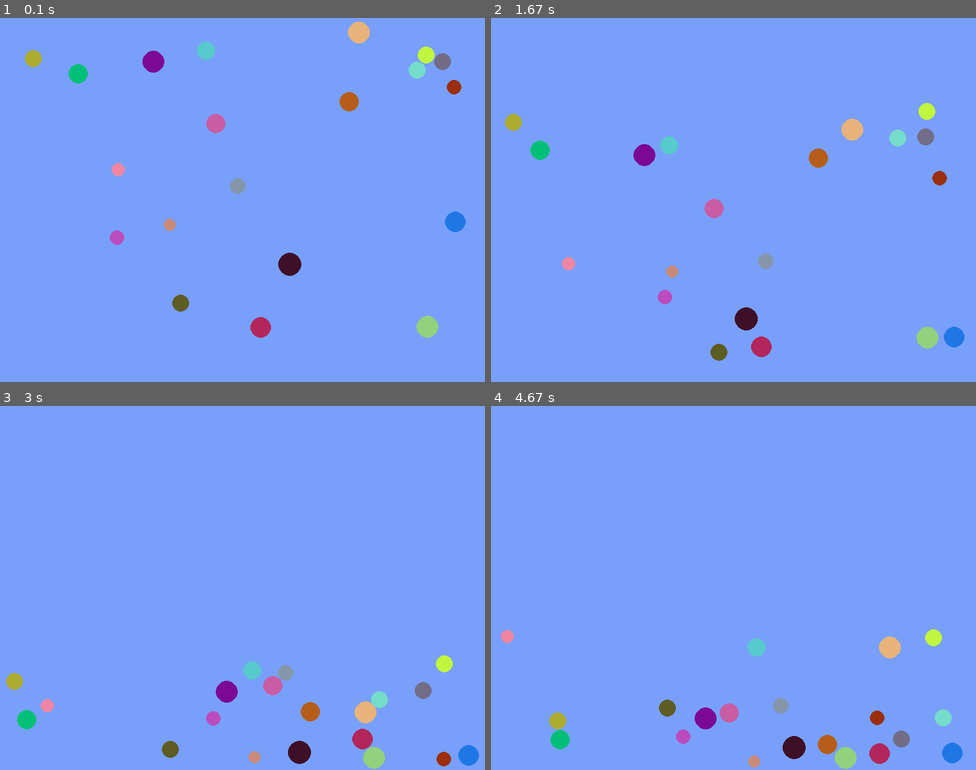
Above: before the commit, frames 1-4 (two rows, left to right).
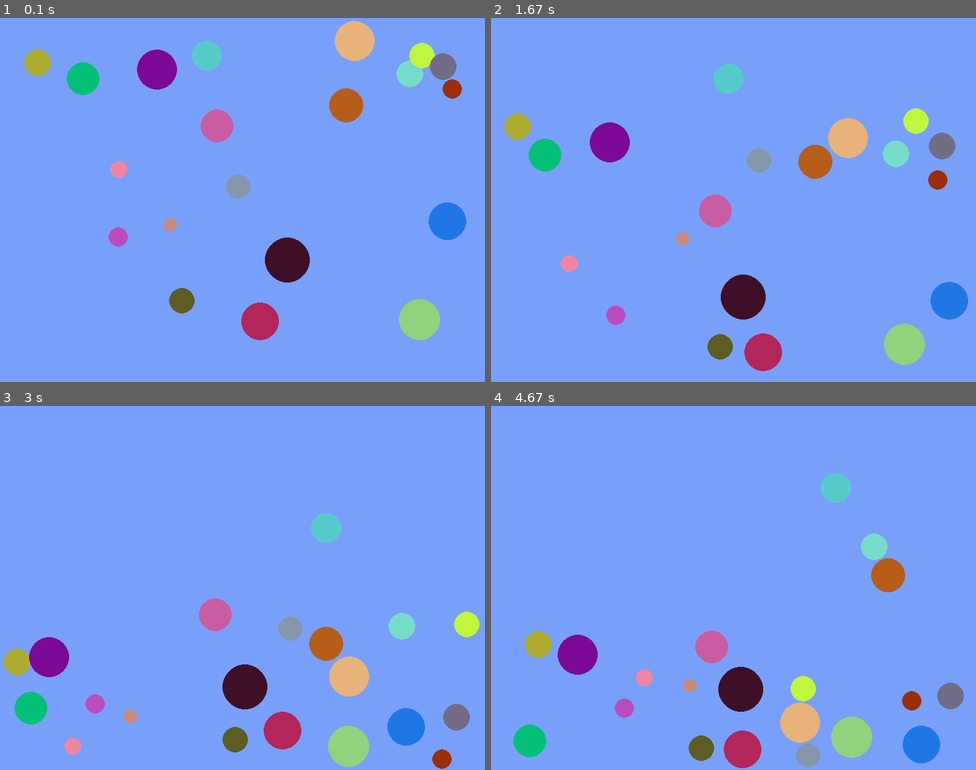
Above: after the commit, the same moments.

Repository: maciejbac/pyGame
Game: pygame game, started from main.py
The game is run twice, just before and just after one commit, with the same random seed, the same clock (stepped at 60 frames per second) and the same inputs.
Inputs (mouse positions are in pixels of both pictures, inside the frame that each line leads up to):
- Up to frame 1 (0.1 s): no input
- Up to frame 2 (1.67 s): click (733, 200) at 0.38 s
- Up to frame 3 (3 s): no input
- Up to frame 4 (4.67 s): no input

The runs differ from the first frame. In frame 1, 5.6% of the frame differs, in the area x 5-97%, y 0-89%; in frame 2, 8.3%; in frame 3, 10%; in frame 4, 11%, in the area x 2-98%, y 18-100%.

Commit message:
Added mass and improved collision detection

Diff:
--- a/main.py
+++ b/main.py
@@ -26,20 +26,20 @@
 
 class Particle:
     # Constructor function that assigns parameters to internal values of the Particle object
-    def __init__(self, x, y, size):
+    def __init__(self, x, y, size, mass=1):
         self.x = x
         self.y = y
         self.size = size
 
+        self.mass = mass
+
         # TEMPORARY: set random colour and thickness, TODO: add support for manual colour selection
         self.colour = (random.randint(0, 255), random.randint(0, 255), random.randint(0, 255))
-        self.thickness = 30
+        self.thickness = 40
 
         # set default speed and angle, can be changed when creating Particle object
         self.speed = 0.01
         self.angle = math.pi / 2
-
-
 
     # Call pygame package to draw circle, pass values stored in the current (self) Particle object as parameters
     def display(self):
@@ -100,12 +100,15 @@
     col_dx = p1.x - p2.x
     col_dy = p1.y - p2.y
     distance = math.hypot(col_dx, col_dy)
+
     if distance < p1.size + p2.size:
-        print('BANG!')
         tangent = math.atan2(col_dy, col_dx)
-        p1.angle = 2 * tangent - p1.angle
-        p2.angle = 2 * tangent - p2.angle
-        (p1.speed, p2.speed) = (p2.speed, p1.speed)
+        angle = math.atan2(col_dy, col_dx) + 0.5 * math.pi
+        total_mass = p1.mass + p2.mass
+        (p1.angle, p1.speed) = add_vectors(*(p1.angle, p1.speed * (p1.mass - p2.mass) / total_mass),
+                                           *(angle, 2 * p2.speed * p2.mass / total_mass))
+        (p2.angle, p2.speed) = add_vectors(*(p2.angle, p2.speed * (p2.mass - p1.mass) / total_mass),
+                                           *(angle + math.pi, 2 * p1.speed * p1.mass / total_mass))
         p1.speed *= elasticity
         p2.speed *= elasticity
 
@@ -118,11 +121,15 @@
 
 # Create a number of Particle objects using random values to populate the screen
 for n in range(particle_count):
-    particle_size = random.randint(10, 20)
+    particle_size = random.randint(10, 40)
+    particle_density = 1
+
     particle_x = random.randint(particle_size, width - particle_size)
     particle_y = random.randint(particle_size, height - particle_size)
 
-    particle = Particle(particle_x, particle_y, particle_size)
+    particle = Particle(particle_x, particle_y, particle_size, particle_density * particle_size ** 2)
+    # particle.colour = (200 - particle_density * 10, 200 - particle_density * 10, 255)
+
     particle.speed = random.random()
     particle.angle = random.uniform(0, math.pi * 2)
     my_particles.append(particle)
